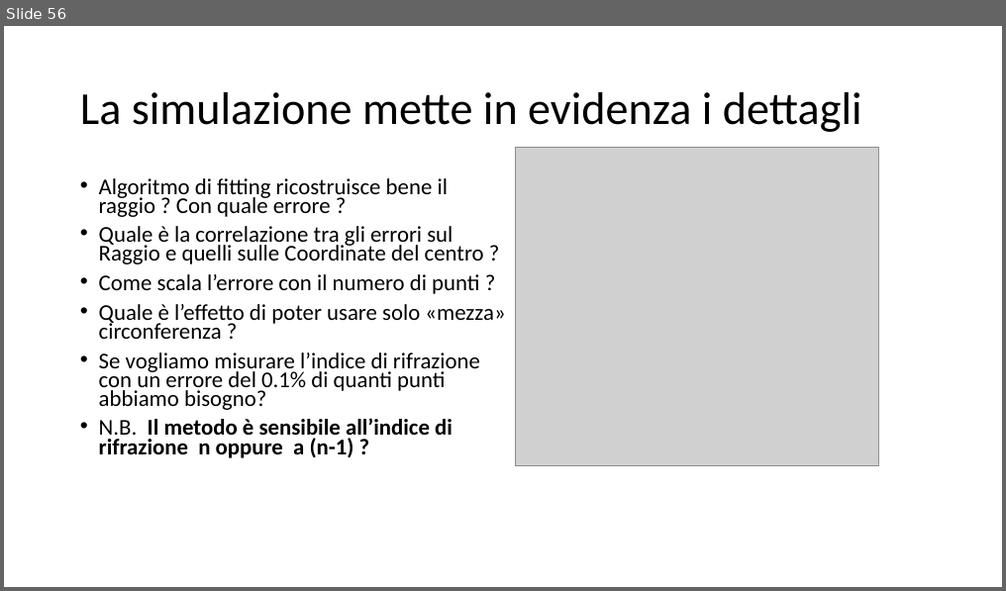
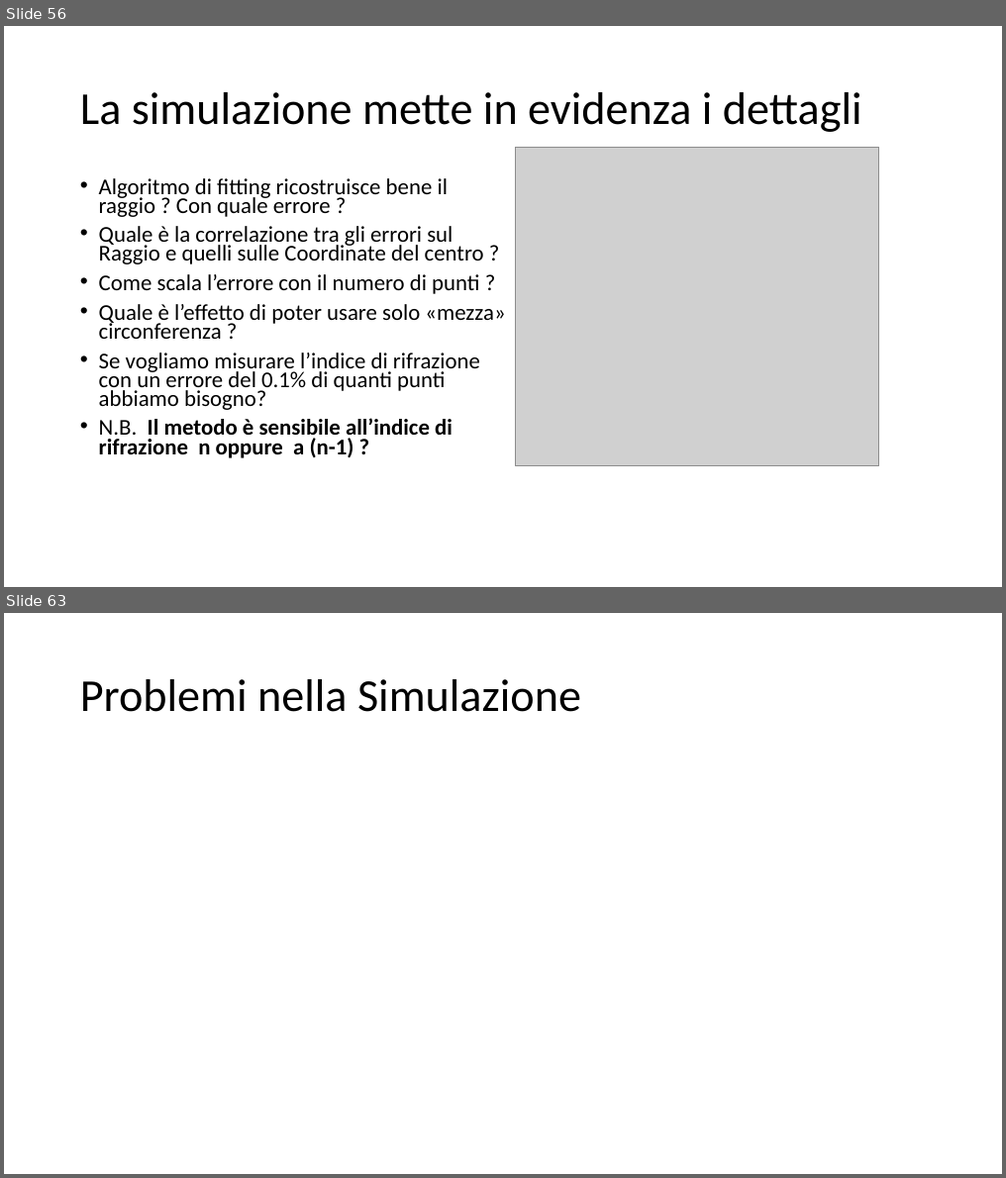
Before and after one commit to marcomonte94/Montecarlo, a slide deck: Slide Corso Metodi Montecarlo.pptx. Shown one above the other, each under a label of ours: slide 56 before the commit, slides 56 and 63 after it; the slides between them are not shown. The pictures are 1006x591 and 1006x1178 pixels, drawn with LibreOffice and Linux fonts; fonts in the diff are those of the drawing; grey boxes stand for pictures. Boxes give left, top, right and bottom in pixels: in the first picture for what was removed or moved away, otherwise in the second. Text is boxed around its words. In the diff, an @@ line names an element or a change of style, - is before the commit and + after.

```diff
--- a/Slide Corso Metodi Montecarlo.pptx
+++ b/Slide Corso Metodi Montecarlo.pptx
@@ slide 63 added at (x1=4, y1=613, x2=1002, y2=1174), background #FFFFFF @@
@@ title added at (x1=80, y1=679, x2=581, y2=712), 44 pt, text #000000 @@
+Problemi nella Simulazione
```
Also in this commit, not shown: 2 slides changed, 8 other slides added, 4 other files.
